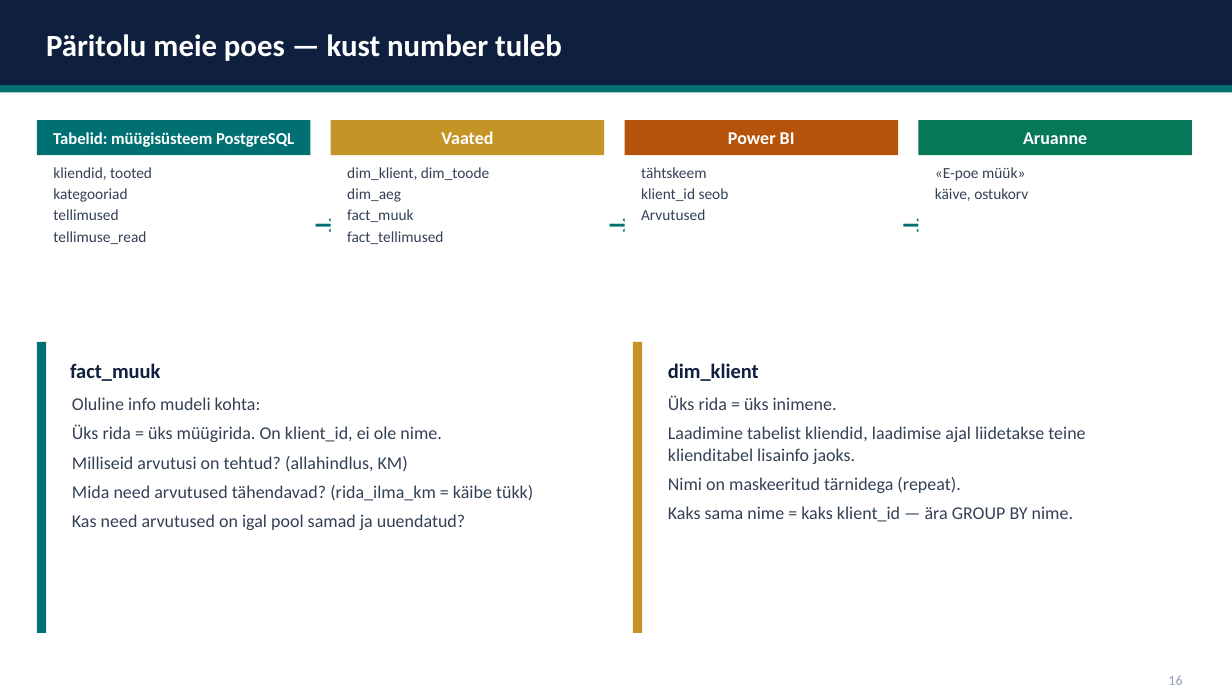
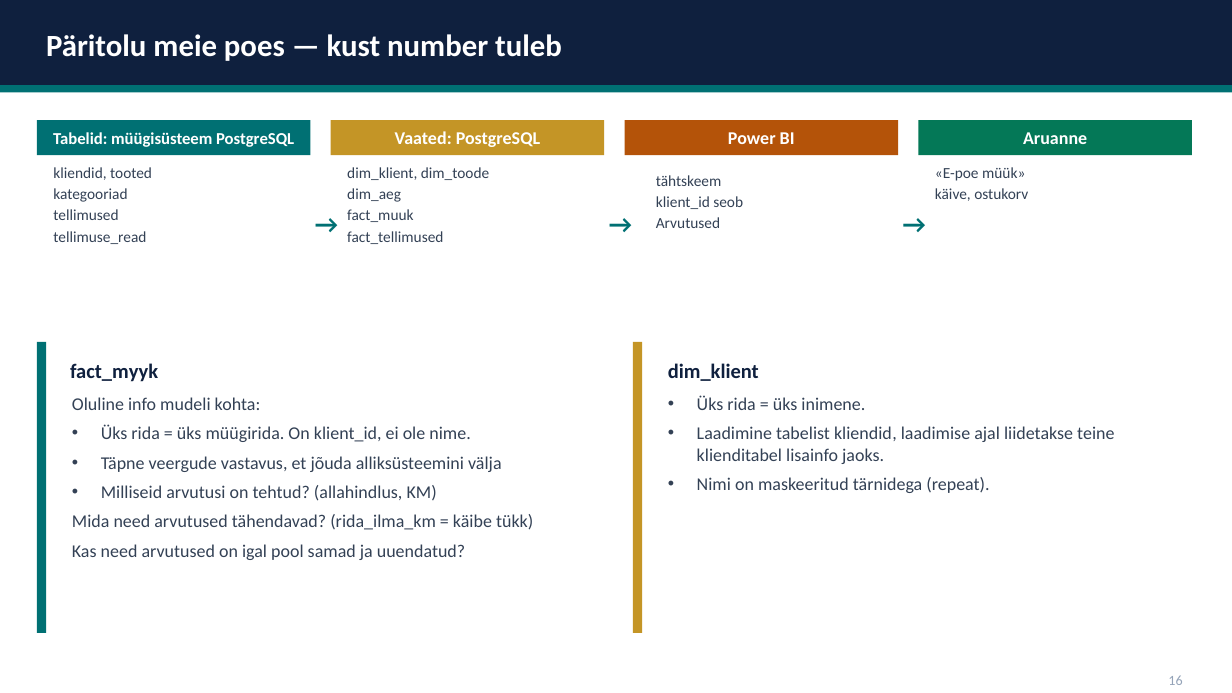
Before and after one commit to emilieabel/andmetarkus, a slide deck: slide 16 of Materjalid/Day9 Andmekorraldus Dim Fakt/9-paev-andmetarkus-esitlus.pptx (slide 15 before the commit). Drawn at 1232x693 pixels with LibreOffice and Linux fonts; fonts in the diff are those of the drawing. Boxes give left, top, right and bottom in pixels: in the first picture for what was removed or moved away, otherwise in the second. Text is boxed around its words. In the diff, an @@ line names an element or a change of style, - is before the commit and + after.

```diff
--- a/Materjalid/Day9 Andmekorraldus Dim Fakt/9-paev-andmetarkus-esitlus.pptx
+++ b/Materjalid/Day9 Andmekorraldus Dim Fakt/9-paev-andmetarkus-esitlus.pptx
@@ rounded rectangle removed at (x1=331, y1=120, x2=604, y2=319) @@
@@ text at (x1=395, y1=131, x2=540, y2=147): text changed @@
-Vaated
+Vaated: PostgreSQL
@@ rounded rectangle removed at (x1=625, y1=120, x2=898, y2=319) @@
@@ rounded rectangle removed at (x1=919, y1=120, x2=1192, y2=319) @@
@@ text "tähtskeem" moved from (x1=641, y1=167, x2=729, y2=220) to (x1=656, y1=175, x2=743, y2=228) @@
@@ rounded rectangle removed at (x1=37, y1=342, x2=610, y2=633) @@
@@ text at (x1=70, y1=363, x2=158, y2=382): text changed @@
-fact_muuk
+fact_myyk
@@ text "Üks rida = üks inimene." at (x1=697, y1=395, x2=1114, y2=493): bullet none to • @@
@@ text at (x1=101, y1=425, x2=470, y2=501): bullet none to • @@
@@ text at (x1=101, y1=456, x2=501, y2=472): paragraph added @@
+• Täpne veergude vastavus, et jõuda alliksüsteemini välja
@@ text at (x1=668, y1=506, x2=1073, y2=522): paragraph removed @@
-Kaks sama nime = kaks klient_id — ära GROUP BY nime.
```
Also in this commit, not shown: 6 other slides changed, 3 slides added, 1 other file.
